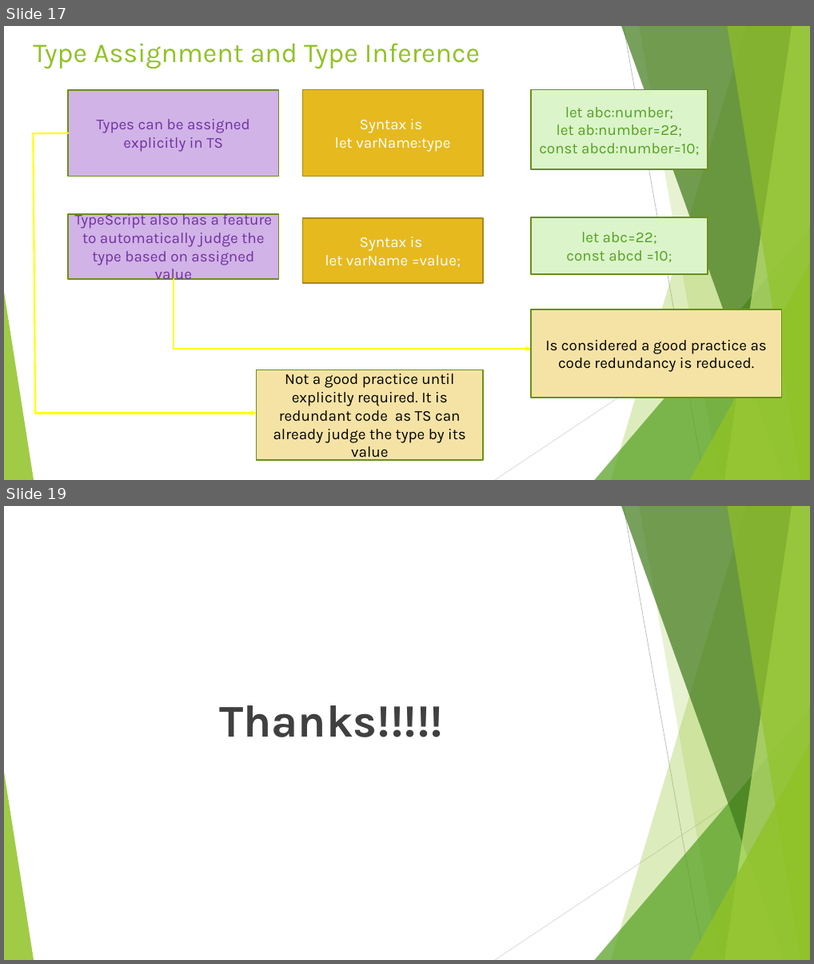
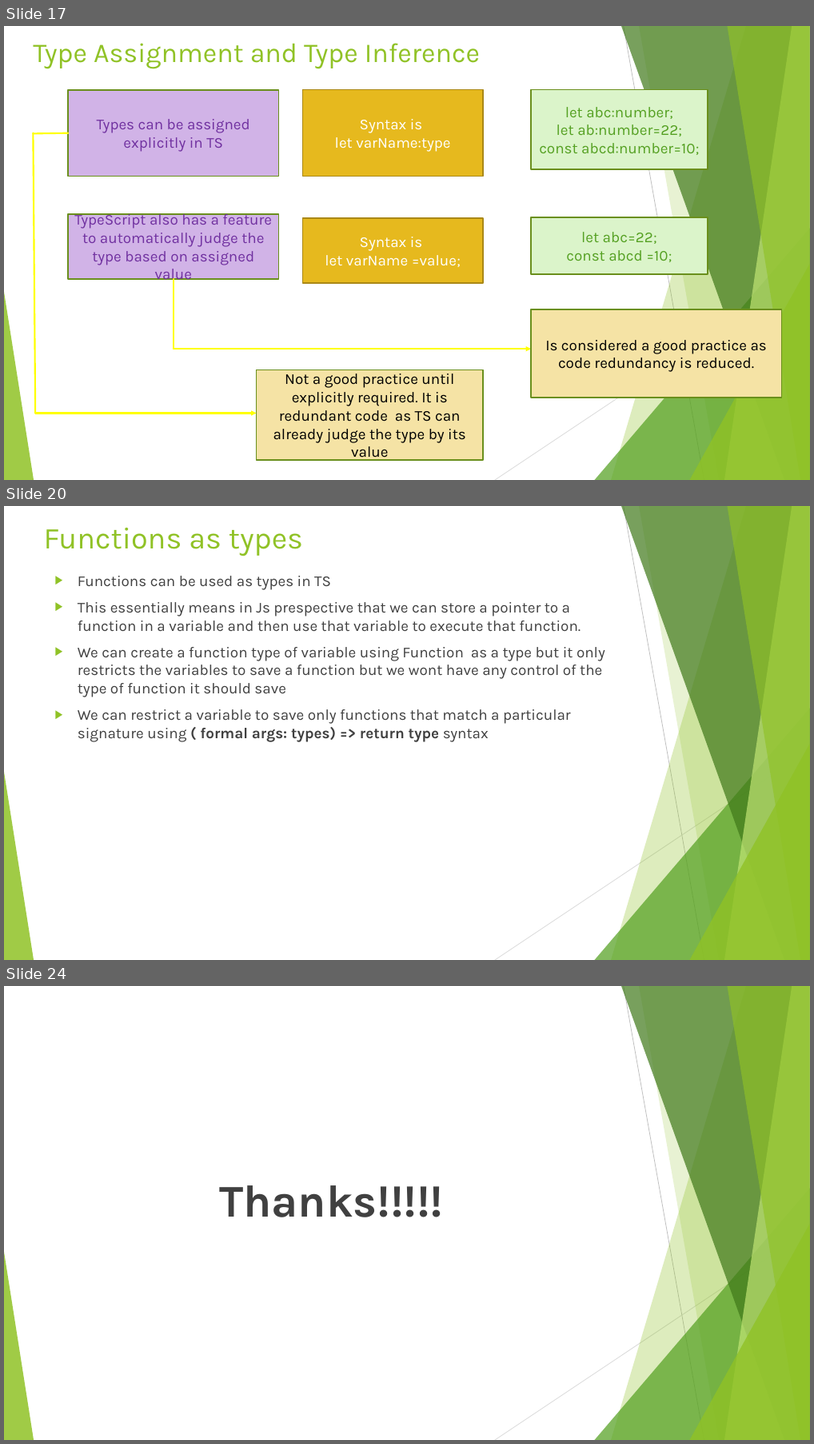
Before and after one commit to rudhrainfogain/TypeScript, a slide deck: PPT/TypeScriptv2.pptx. Shown one above the other, each under a label of ours: slides 17 and 19 before the commit, slides 17, 20 and 24 after it; the slides between them are not shown. The pictures are 814x964 and 814x1444 pixels, drawn with LibreOffice and Linux fonts; fonts in the diff are those of the drawing. Boxes give left, top, right and bottom in pixels: in the first picture for what was removed or moved away, otherwise in the second. Text is boxed around its words. In the diff, an @@ line names an element or a change of style, - is before the commit and + after.

Commit message:
Basic types Completed

```diff
--- a/PPT/TypeScriptv2.pptx
+++ b/PPT/TypeScriptv2.pptx
@@ slide 20 added at <box>4,506,810,960</box>, background #FFFFFF; not listed: 10 template elements that a slide beside it also shows @@
@@ title added at <box>44,528,303,556</box>, 36 pt, text #90C226 @@
+Functions as types
@@ text added at <box>78,576,606,742</box>, 18 pt, text #404040 @@
+▶ Functions can be used as types in TS
+▶ This essentially means in Js prespective that we can store a pointer to a function in a variable and then use that variable to execute that function.
+▶ We can create a function type of variable using Function as a type but it only restricts the variables to save a function but we wont have any control of the type of function it should save
+▶ We can restrict a variable to save only functions that match a particular signature using ( formal args: types) => return type syntax
@@ what was slide 19 is now slide 24 @@
```
Also in this commit, not shown: 2 slides changed, 4 other slides added, 2 other files.
